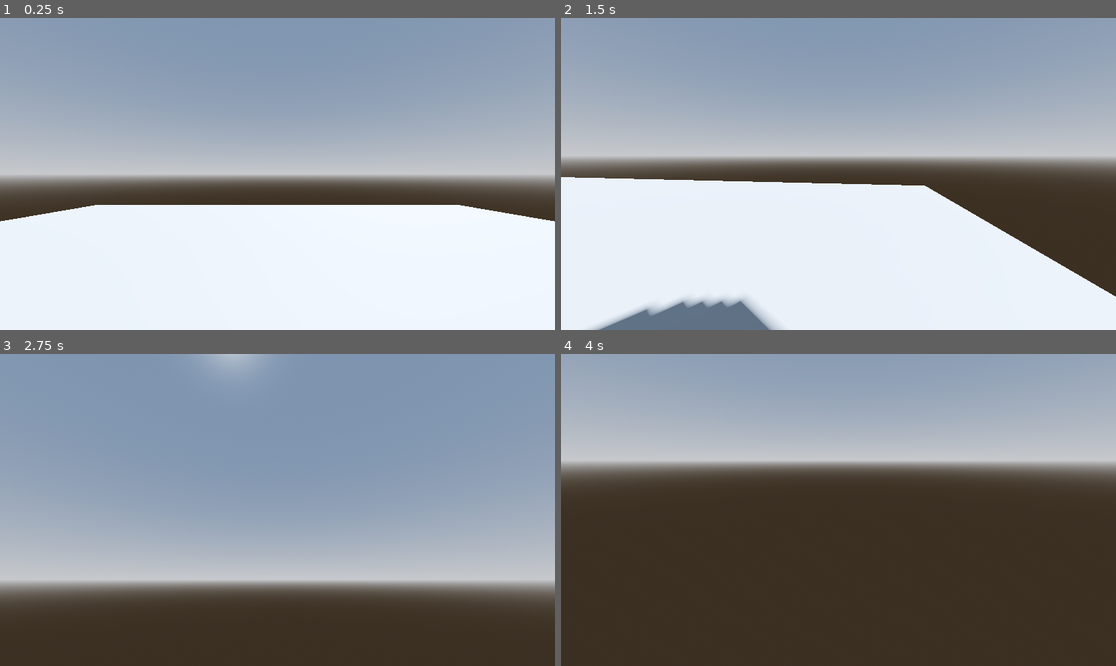
Above: before the commit, frames 1-4 (two rows, left to right).
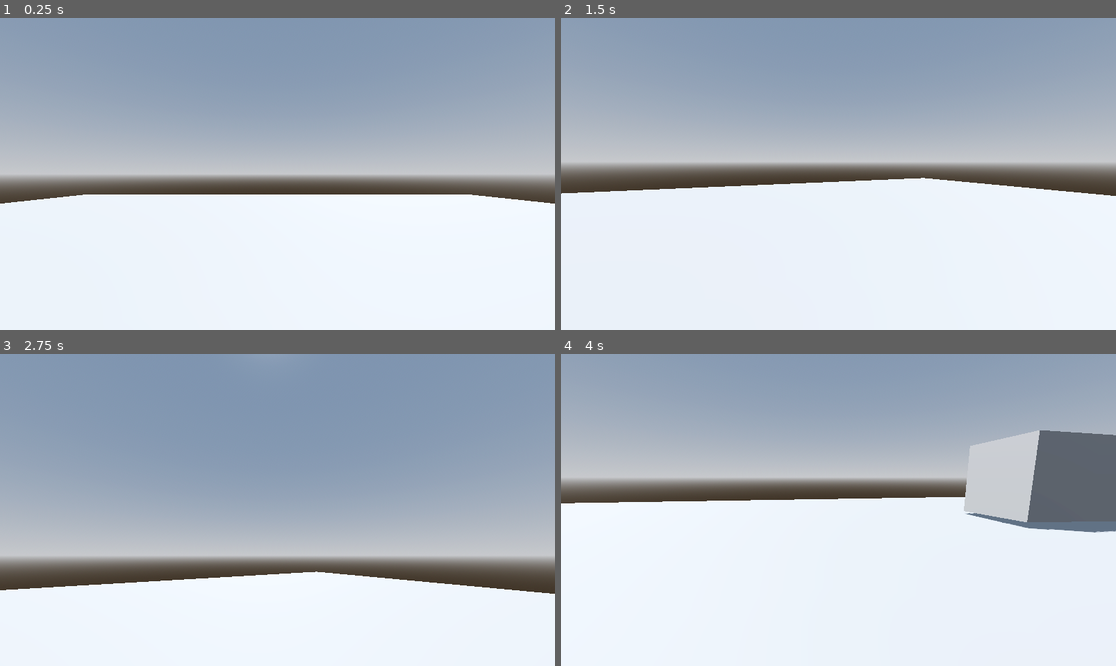
Above: after the commit, the same moments.

Repository: lungcollapser/record
Game: Godot game, scene res://scenes/world.tscn
The game is run twice, just before and just after one commit, with the same random seed, the same clock (stepped at 60 frames per second) and the same inputs.
Inputs (mouse positions are in pixels of both pictures, inside the frame that each line leads up to):
- Up to frame 1 (0.25 s): no input
- Up to frame 2 (1.5 s): tap Enter (ui_accept) at 0.5, 0.77 s; move the mouse to (866, 174) at 0.52 s; hold W (forward) from 0.53 s (still down); move the mouse to (810, 174) at 1.27 s
- Up to frame 3 (2.75 s): keep holding W (forward); tap Enter (ui_accept) at 1.52 s; move the mouse to (288, 503) at 2.02 s
- Up to frame 4 (4 s): keep holding W (forward); tap Enter (ui_accept) at 2.75, 3.02, 3.5, 3.77 s; move the mouse to (832, 516) at 2.77 s; move the mouse to (877, 513) at 3.52 s

The runs differ from the first frame. In frame 1, 3.8% of the frame differs, in the area x 0-100%, y 56-66%; in frame 2, 15%; in frame 3, 35%; in frame 4, 65%, in the area x 0-100%, y 24-100%.
Error after the commit: Invalid assignment of property or key 'transform_origin' with value of type 'Vector3' on a base object of type 'Camera3D'. (res://scenes/character_body_3d.gd:5…

Commit message:
working on headbob functionality

Diff:
--- a/scenes/character_body_3d.gd
+++ b/scenes/character_body_3d.gd
@@ -3,7 +3,12 @@
 
 const SPEED = 5.0
 const JUMP_VELOCITY = 4.5
-const SENSITIVTY = 0.03
+const SENSITIVTY = 0.02
+
+# Headbob variables
+const BOB_FREQ = 2.0
+const BOB_AMP = 0.08
+var t_bob = 0.0
 
 @onready var head = $Head
 @onready var camera = $Head/Camera3D
@@ -16,6 +21,7 @@
 	if event is InputEventMouseMotion:
 		head.rotate_y(-event.relative.x * SENSITIVTY)
 		camera.rotate_x(-event.relative.y * SENSITIVTY)
+		camera.rotation.x = clamp(camera.rotation.x, deg_to_rad(-40), deg_to_rad(60))
 
 
 
@@ -31,7 +37,7 @@
 	# Get the input direction and handle the movement/deceleration.
 	# As good practice, you should replace UI actions with custom gameplay actions.
 	var input_dir := Input.get_vector("left", "right", "forward", "backward")
-	var direction := (transform.basis * Vector3(input_dir.x, 0, input_dir.y)).normalized()
+	var direction = (head.transform.basis * Vector3(input_dir.x, 0, input_dir.y)).normalized()
 	if direction:
 		velocity.x = direction.x * SPEED
 		velocity.z = direction.z * SPEED
@@ -39,4 +45,16 @@
 		velocity.x = 0.0
 		velocity.z = 0.0
 
+
+# Head Bob
+
+	t_bob += delta * velocity.length() * float(is_on_floor())
+	camera.transform_origin = headbob(t_bob)
+
 	move_and_slide()
+
+
+func headbob(time) -> Vector3:
+	var pos = Vector3.ZERO
+	pos.y = sin(time * BOB_FREQ) * BOB_AMP
+	return pos
--- a/scenes/world.tscn
+++ b/scenes/world.tscn
@@ -31,7 +31,7 @@
 [node name="CSGBox3D" type="CSGBox3D" parent="."]
 transform = Transform3D(1, 0, 0, 0, 1, 0, 0, 0, 1, 0, 0.549952, 0)
 use_collision = true
-size = Vector3(10.85, 0.115, 12.115)
+size = Vector3(22.68, 0.115, 23.76)
 
 [node name="CharacterBody3D" type="CharacterBody3D" parent="."]
 script = ExtResource("1_078vk")
@@ -48,3 +48,18 @@
 transform = Transform3D(1, 0, 0, 0, 1, 0, 0, 0, 1, 0, 1.8199, 0)
 
 [node name="Camera3D" type="Camera3D" parent="CharacterBody3D/Head"]
+
+[node name="CSGBox3D2" type="CSGBox3D" parent="."]
+transform = Transform3D(0.999624, 0.0274275, -0.000553932, -0.0274331, 0.99942, -0.0201845, 0, 0.0201921, 0.999796, 5.07856, 1.74985, 6.78358)
+use_collision = true
+size = Vector3(2.02, 2.125, 3.155)
+
+[node name="CSGBox3D3" type="CSGBox3D" parent="."]
+transform = Transform3D(1, 0, 0, 0, 1, 0, 0, 0, 1, 0, 1.87032, 6.8715)
+use_collision = true
+size = Vector3(4.04, 0.155, 4.5)
+
+[node name="CSGBox3D4" type="CSGBox3D" parent="."]
+transform = Transform3D(1, 0, 0, 0, 1, 0, 0, 0, 1, -5.37398, 1.48059, 6.94685)
+use_collision = true
+size = Vector3(4.04, 0.155, 4.5)
